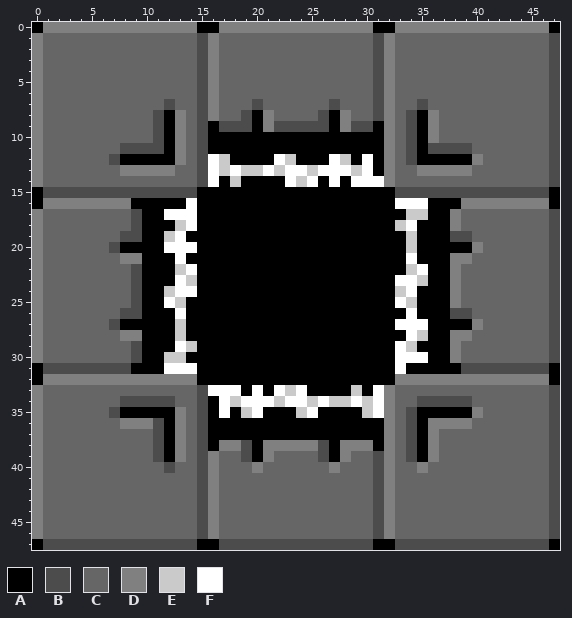
Two versions of one pixel-art sprite, Assets/Working files/env_laser.png. The first picture shows the starting point.
The file is 48x48 pixels.
Palette (. is transparent): A #000000  B #4c4c4c  C #666666  D #808080  E #cacaca  F #ffffff
After the commit:
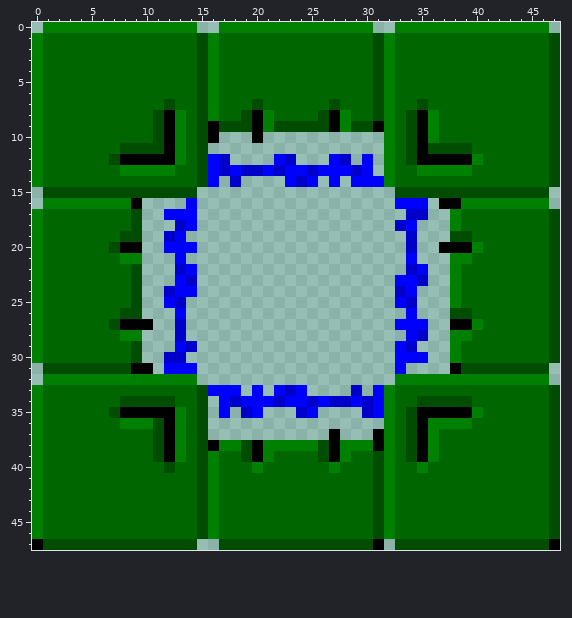
The edit:
colour B: #4c4c4c -> #004c00
colour C: #666666 -> #006600
colour D: #808080 -> #008000
colour E: #cacaca -> #0000ca
colour F: #ffffff -> #0000ff
Changed rows in their new state; - is a pixel that keeps its letter.
first column x 0:
 0 .--------------..--------------..--------------.
first column x 0:
10 -----------------...-...........----------------
11 ----------------................----------------
12 ------------------....--...--.-.----------------
13 -------------------------------.----------------
14 -----------------.-....---.-.-------------------
15 .--------------..................--------------.
16 .---------....-..................---.----------.
17 ----------..---...................--..----------
18 ----------...--..................--...----------
19 ----------..--....................-...----------
20 ----------..---...................-..-----------
21 ----------...-....................-...----------
22 ----------...--...................--..----------
23 ----------...--..................---..----------
24 ----------..---..................--...----------
25 ----------..--...................--...----------
26 ----------...-....................-...----------
27 -----------..-...................---..----------
28 ----------...-....................--..----------
29 ----------...--..................--...----------
30 ----------..--...................---..----------
31 .----------.---..................-....---------.
32 .--------------..................--------------.
33 -------------------.-.---....-.-----------------
34 ----------------.-------------------------------
35 ----------------.-.--...--....------------------
36 ----------------................----------------
37 ----------------...........-...-----------------
first column x 15:
47 ..---------------.
Boxes around the changes in both pictures, in picture pixels (x1, y1, x2, y2):
changed: (32, 22, 560, 550)
